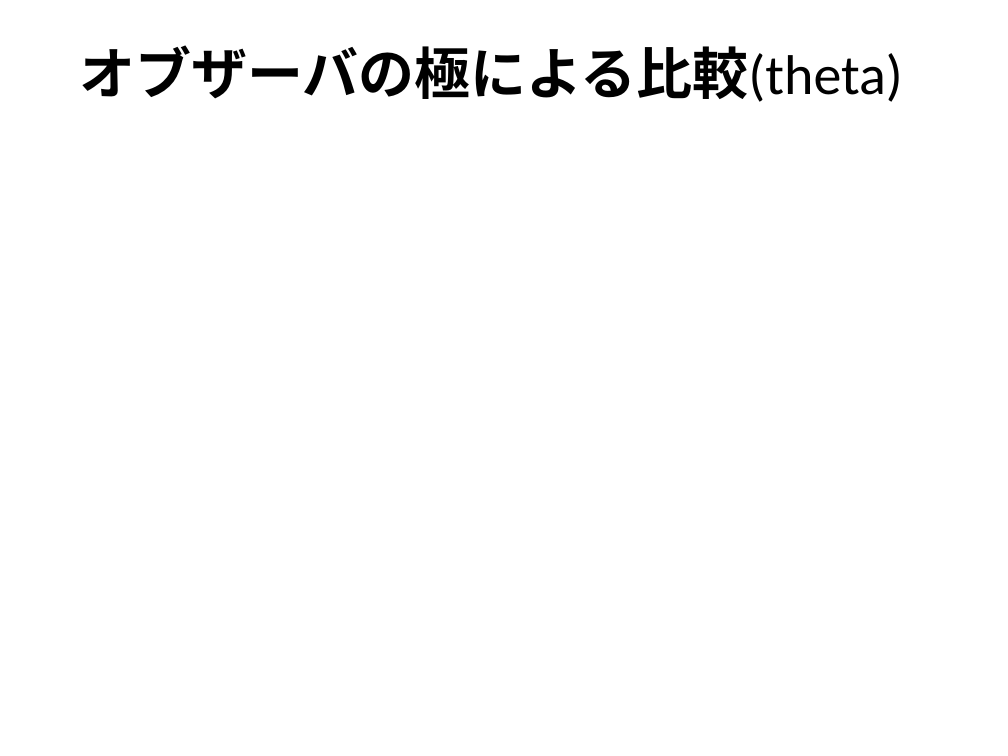
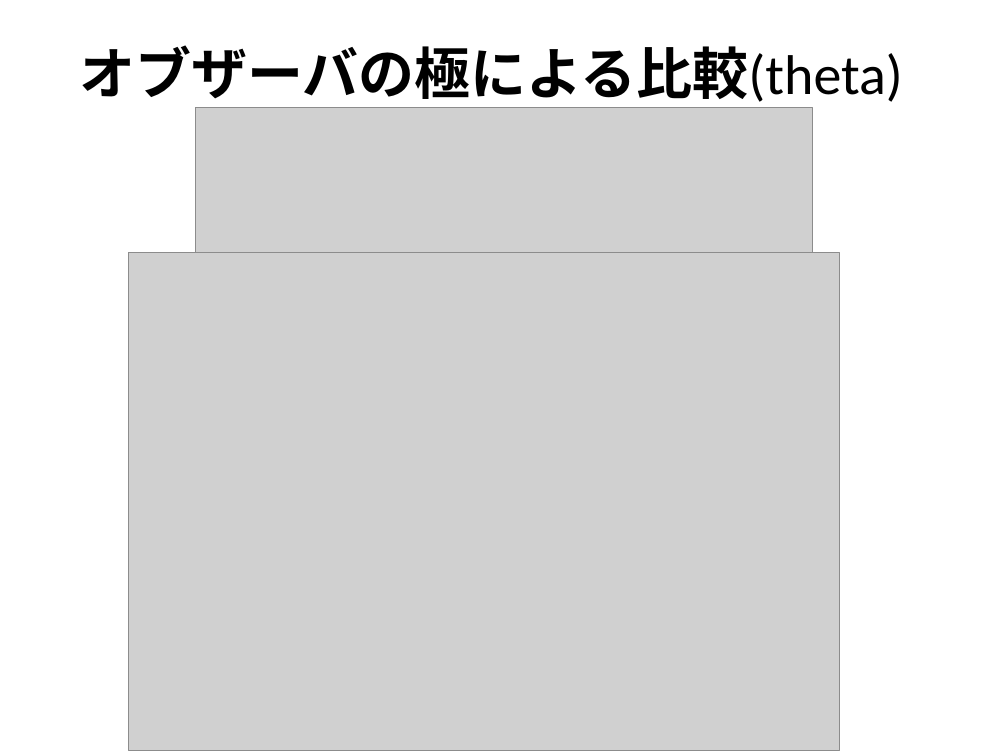
Before and after one commit to arabian9ts/Pendulum, a slide deck: slide 11 of presentation/pendulum_experiment.pptx. Drawn at 1008x756 pixels with LibreOffice and Linux fonts; fonts in the diff are those of the drawing; grey boxes stand for pictures. Boxes give left, top, right and bottom in pixels: in the first picture for what was removed or moved away, otherwise in the second. Text is boxed around its words. In the diff, an @@ line names an element or a change of style, - is before the commit and + after.

```diff
--- a/presentation/pendulum_experiment.pptx
+++ b/presentation/pendulum_experiment.pptx
@@ title "オブザーバの極による比較(theta)" rewrapped from (x1=79, y1=45, x2=902, y2=102) to (x1=79, y1=45, x2=902, y2=109) @@
@@ picture added at (x1=196, y1=108, x2=812, y2=253) @@
@@ picture added at (x1=129, y1=253, x2=840, y2=751) @@
```
Also in this commit, not shown: 5 other slides changed, 5 slides added.
